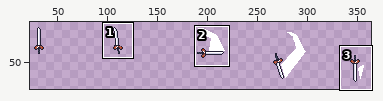
Sprite sheet, stored at src/Assets/sword-sheet.png. Above, an overview of the earlier version with the close-up marked.
Close-up. Earlier state:
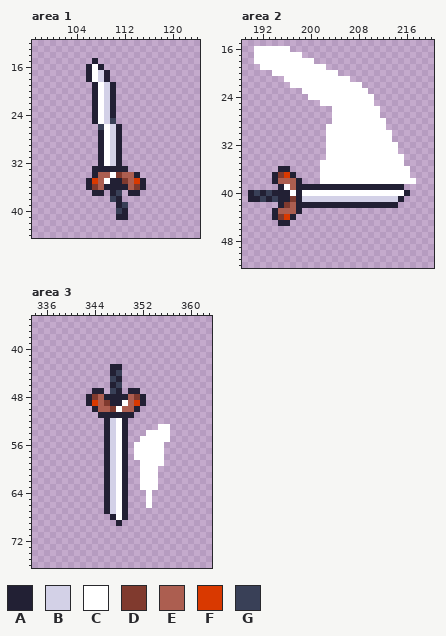
The file is 400x80 pixels. Shown: area 1: x 97..124, y 12..44; area 2: x 189..220, y 15..52; area 3: x 334..363, y 35..76. The wide view leaves out empty margins. The commit also changed other parts of the picture, which this record leaves out.
Palette (. is transparent): A #222034  B #d3d1e7  C #ffffff  D #803a2e  E #ac5e50  F #d93900  G #394057
Pixels before, area 1, first column x 106:
15 .A........
16 ACA.......
17 ACBA......
18 ACBA......
19 .ACBA.....
20 .ACBA.....
21 .ACBA.....
22 .ACBA.....
23 .ACBA.....
24 .ACBA.....
25 .ACBG.....
26 ..GCBA....
27 ..ACBA....
28 ..ACBA....
29 ..ACBA....
30 ..ACBA....
31 ..ACBA....
32 ..ACBA....
33 .AAAAAA...
34 .AEECDEEA.
35 AFECAADEFA
36 ADEAAAAEDA
37 .AA.AG.AA.
38 ....GA....
39 .....AG...
40 .....GA...
41 .....AA...
Pixels before, area 2, first column x 190:
16 .CCCCCC.....................
17 .CCCCCCCC...................
18 .CCCCCCCCCC.................
19 ..CCCCCCCCCCC...............
20 ....CCCCCCCCCCC.............
21 ......CCCCCCCCCCC...........
22 .......CCCCCCCCCCCC.........
23 .........CCCCCCCCCCC........
24 ..........CCCCCCCCCCC.......
25 ............CCCCCCCCC.......
26 ..............CCCCCCCC......
27 ..............CCCCCCCC......
28 ..............CCCCCCCCC.....
29 .............CCCCCCCCCC.....
30 .............CCCCCCCCCCC....
31 .............CCCCCCCCCCC....
32 .............CCCCCCCCCCCC...
33 .............CCCCCCCCCCCC...
34 .............CCCCCCCCCCCCC..
35 ............CCCCCCCCCCCCCC..
36 .....AA.....CCCCCCCCCCCCCCC.
37 ....ADFA....CCCCCCCCCCCCCCC.
38 ....AEEEA...CCCCCCCCCCCCCCCC
39 .....ACEAAAAAAAAAAAAAAAAAA..
40 AGAGAAACACCCCCCCCCCCCCCCCCA.
41 AAGAGAADABBBBBBBBBBBBBBBBA..
42 .....ADEAAAAAAAAAAAAAAAAA...
43 ....AEEEA...................
44 ....ADFA....................
45 .....AA.....................
Pixels before, area 3, first column x 343:
43 ....AA........
44 ....AG........
45 ....GA........
46 ....AG........
47 .AA.GA.AA.....
48 ADEAAAAEDA....
49 AFEDAACEFA....
50 .AEEDCEEA.....
51 ..AAAAAA......
52 ...ABCA.......
53 ...ABCA.....CC
54 ...ABCA...CCCC
55 ...ABCA..CCCCC
56 ...ABCA.CCCCC.
57 ...ABCA.CCCCC.
58 ...ABCA.CCCCC.
59 ...ABCA..CCCC.
60 ...ABCA..CCC..
61 ...ABCA..CCC..
62 ...ABCA..CCC..
63 ...ABCA..CCC..
64 ...ABCA...C...
65 ...ABCA...C...
66 ...ABCA...C...
67 ...ABCA.......
68 ....ACA.......
69 .....A........
The result:
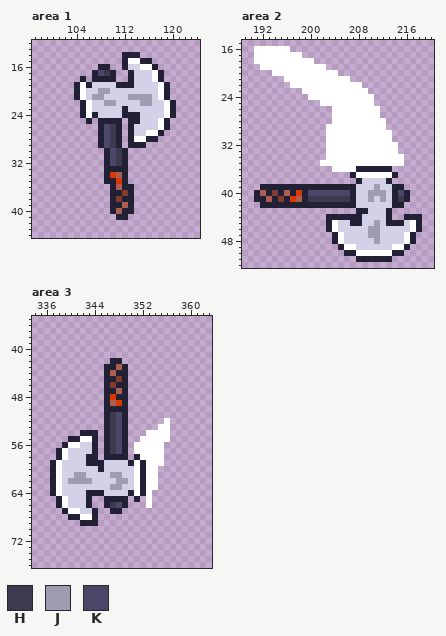
Colours new in this view: H #3d3a50  J #9e9cb1  K #4b4769
Edits made:
Area 1:
y 14: x 112..114 ... -> AAA
y 15: x 107 A -> .; x 112..116 ..... -> ACCAA
y 16: x 106..107 AC -> ..; x 109 . -> A; x 112..117 ...... -> ABBCCA
y 17: x 106..110 ACBA. -> .AKHA; x 113..118 ...... -> ABBBCA
y 18: x 105..108 .ACB -> A.AA; x 110 . -> A; x 113..118 ...... -> ABBBCA
y 19: x 104..108 ...AC -> ACABB; x 110..119 A......... -> BAAABBBBCA
y 20: x 104..119 ...ACBA......... -> ACBBJJBBBBBBBBCA
y 21: x 104..108 ...AC -> ACBJJ; x 110..119 A......... -> BBBJJJJBCA
y 22: x 105..120 ..ACBA.......... -> ACBBJJBBBBJJBBCA
y 23: x 105..108 ..AC -> ACBB; x 110..120 A.......... -> BBABBBBBBCA
y 24: x 105..106 .. -> AC; x 108 C -> B; x 110..120 A.......... -> BBAAABBBBCA
y 25: x 106..111 .ACBG. -> A.AAAA; x 113..119 ....... -> AABBBCA
y 26: x 108..110 GCB -> AKH; x 113..119 ....... -> ABBBBCA
y 27: x 109..110 CB -> KH; x 113..118 ...... -> ABBCCA
y 28: x 109..110 CB -> KH; x 113..117 ..... -> ACCAA
y 29: x 109..110 CB -> KH; x 113..115 ... -> AAA
y 30..32: x 108..112 ACBA. -> .AKHA
y 33: x 107..108 AA -> ..
y 34: x 107..114 AEECDEEA -> ..AFEA..
y 35: x 106..109 AFEC -> ...A; x 111..115 ADEFA -> FA...
y 36: x 106..109 ADEA -> ....; x 111 A -> E; x 113..115 EDA -> A..
y 37: x 107..108 AA -> ..; x 111..112 G. -> AD; x 114 A -> .
y 38: x 110..113 GA.. -> ADAA
y 39: x 110 . -> A; x 112..113 G. -> EA
y 40: x 110..111 .G -> AE; x 113 . -> A
Area 2:
y 36: x 195..196 AA -> ..; x 202..203 CC -> ..; x 208..216 CCCCCCCCC -> AAAAAA...
y 37: x 194..197 ADFA -> ....; x 202..207 CCCCCC -> .....A; x 214..216 CCC -> A..
y 38: x 194..198 AEEEA -> .....; x 202..217 CCCCCCCCCCCCCCCC -> ......ABBBBA....
y 39: x 192..194 ... -> AAA; x 196..197 CE -> AA; x 208..213 AAAAAA -> BBBJBB
y 40: x 190..194 AGAGA -> .AEAD; x 196..215 ACACCCCCCCCCCCCCCCCC -> EAFAKKKKKKKABBJJJBAK
y 41: x 190 A -> .; x 192..195 GAGA -> AEAD; x 197..207 DABBBBBBBBB -> FEAHHHHHHHA; x 210 B -> J; x 212 B -> J; x 214..216 BA. -> AHA
y 42: x 192..194 ... -> AAA; x 196..197 DE -> AA; x 208..213 AAAAAA -> BBBBBB; x 215 . -> A
y 43: x 194..198 AEEEA -> .....; x 208..213 ...... -> AABBBA
y 44: x 194..197 ADFA -> ....; x 203..213 ........... -> AAAAAABBBBA; x 216..218 ... -> AAA
y 45: x 195..196 AA -> ..; x 203..218 ................ -> ACBBAABBJBAAABCA
y 46: x 203..218 ................ -> ACBBBBBJJBBBBBCA
y 47: x 204..217 .............. -> ACBBBBJJBBBBCA
y 48: x 204..217 .............. -> ACBBBBBJBBBBCA
y 49: x 205..216 ............ -> ACCBBBBBBCCA
y 50: x 206..215 .......... -> AACCCCCCAA
y 51: x 208..213 ...... -> AAAAAA
Area 3:
y 42: x 347..348 .. -> AA
y 43: x 346 . -> A; x 348..349 A. -> EA
y 44: x 346..349 .AG. -> AEAA
y 45: x 346..349 .GA. -> AADA
y 46: x 346..349 .AG. -> ADAA
y 47: x 344..351 AA.GA.AA -> ..AAEA..
y 48: x 343..345 ADE -> ...; x 347 A -> F; x 350..352 EDA -> ...
y 49: x 343..352 AFEDAACEFA -> ...AEFA...
y 50: x 344..351 AEEDCEEA -> ..AAAA..
y 51: x 345 A -> .; x 347..348 AA -> HK; x 350 A -> .
y 52: x 347..348 BC -> HK; x 356 . -> C
y 53: x 347..348 BC -> HK
y 54: x 342..344 ... -> AAA; x 347..348 BC -> HK
y 55: x 340..344 ..... -> AACCA; x 347..348 BC -> HK
y 56: x 339..344 ...... -> ACCBBA; x 347..348 BC -> HK
y 57: x 338..344 ....... -> ACBBBBA; x 347..348 BC -> HK
y 58: x 338..344 ....... -> ACBBBAA; x 347..348 BC -> AA; x 351 C -> A
y 59: x 337..346 .........A -> ACBBBBAAAB; x 348..352 CA..C -> BBACA
y 60: x 337..346 .........A -> ACBBBBBBAB; x 348..352 CA..C -> BBBCA
y 61: x 337..352 .........ABCA..C -> ACBBJJBBBBJJBBCA
y 62: x 337..346 .........A -> ACBJJJJBBB; x 348..352 CA..C -> JJBCA
y 63: x 337..352 .........ABCA..C -> ACBBBBBBBBJJBBCA
y 64: x 337..346 .........A -> ACBBBBAAAB; x 348..352 CA... -> BBACA
y 65: x 338..343 ...... -> ACBBBA; x 347..348 BC -> AA; x 351 . -> A
y 66: x 338..343 ...... -> ACBBBA; x 347..348 BC -> HK
y 67: x 339..344 ...... -> ACCBBA; x 346..349 ABCA -> .AA.
y 68: x 340..344 ..... -> AACCA; x 347..349 ACA -> ...
y 69: x 342..344 ... -> AAA; x 348 A -> .
